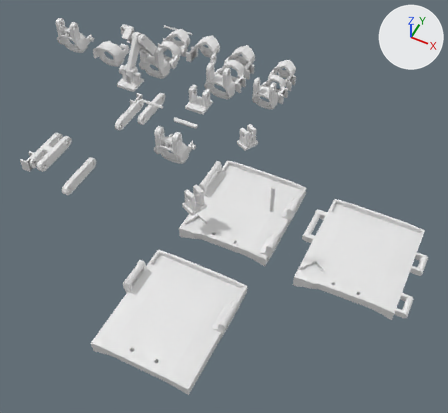
Two versions of the Blender file glove_mutant.blend, one commit apart.
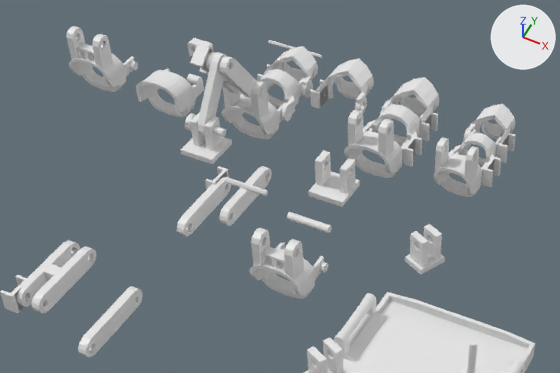
Each version is shown whole from a camera (50 mm lens) standing at (31.5, -49.1, 39.5) and looking at (15.2, -16.5, -1.3), then close up on the part from 4% to 71% of the width and 1% to 49% of the height. Lighting does not change. The marker at upper right points along +X, +Y and +Z.

The older version as bpy lines, for what is in view:
```python
me_cube_000 = bpy.data.meshes.new('Cube.000')
me_cube_000.from_pydata(...)  # 448 vertices, 333 faces; spans x -202.0..175.0, y -87.0..312.0, z -79.0..185.0
me_cube_017 = bpy.data.meshes.new('Cube.017')
me_cube_017.from_pydata(...)  # 152 vertices, 86 faces; spans x -78.0..78.0, y -45.0..81.0, z -100.0..1127.0
me_cube_018 = bpy.data.meshes.new('Cube.018')
me_cube_018.from_pydata(...)  # 246 vertices, 147 faces; spans x -136.0..50.0, y -131.0..105.0, z -102.0..898.0
me_cube_022 = bpy.data.meshes.new('Cube.022')
me_cube_022.from_pydata(...)  # 158 vertices, 85 faces; spans x -50.0..50.0, y -112.0..105.0, z -102.0..853.0
ob_cube_003 = bpy.data.objects.new('Cube.003', me_cube_022)
ob_cube_003.location = (4.92, -9.32, 1.98)
ob_cube_003.rotation_euler = (1.571, 0.0, 0.0)  # degrees (90, 0, 0)
ob_cube_003.scale = (0.00439, 0.00457, 0.00461)
ob_cube_006 = bpy.data.objects.new('Cube.006', me_cube_018)
ob_cube_006.location = (3.51, -14.45, 1.98)
ob_cube_006.rotation_euler = (4.712, 0.0, 0.0)  # degrees (270, 0, 0)
ob_cube_006.scale = (0.00439, 0.00457, 0.00461)
ob_front_long = bpy.data.objects.new('Front Long', me_cube_000)
ob_front_long.location = (7.88, 1.52, -0.51)
ob_front_long.scale = (-0.00836, 0.00758, 0.00758)
ob_platform_001 = bpy.data.objects.new('Platform.001', me_cube_017)
ob_platform_001.location = (14.25, -9.34, -0.09)
ob_platform_001.rotation_euler = (0.0, 0.0, 1.121)  # degrees (0, 0, 64)
ob_platform_001.scale = (0.00999, 0.00999, 0.0015)
# also in view: 'BackGlove' at (0.1, -2.1, 0.4); 'Mech_Back_Connector.002' at (-0.3, -20.2, 1.9); 'Mech_Back_Connector' at (-0.3, -4.3, 3.5); 'Front Redesign.002' at (-0.1, 2.2, -0.1); 'Mech Plank Hex' at (3.9, -21.3, 1.8)
```
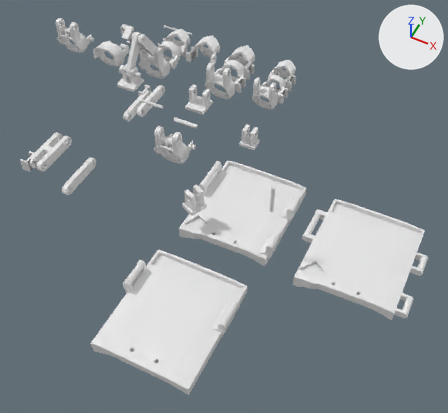
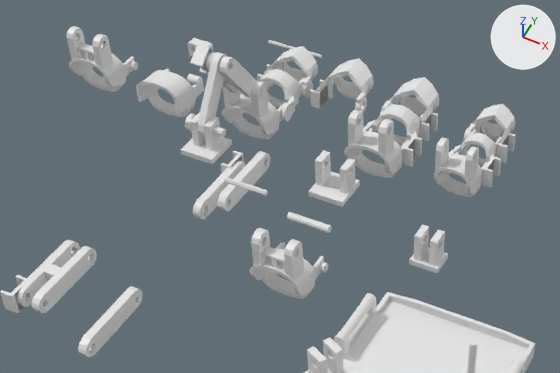
What the commit changed:
Object 'Cube.003' (ob_cube_003) moves from (4.92, -9.32, 1.98) to (4.92, -9.32, 2.89).
Object 'Cube.006' (ob_cube_006) moves from (3.51, -14.45, 1.98) to (3.51, -12.98, 1.98).
Object 'Platform.001' (ob_platform_001) turns from (0, 0, 64) to (0, 0, 0) degrees about x, y and z.

Pixel boxes [x1, y1, x2, y2] of what changed, in the close-ups (560 x 373 px):
'Cube.003', moved: before [219, 166, 272, 226]; after [217, 151, 270, 212]
'Cube.006', moved: before [177, 166, 231, 237]; after [193, 151, 246, 219]
'Platform.001', turned: before [405, 224, 445, 275]; after [409, 224, 448, 273]
